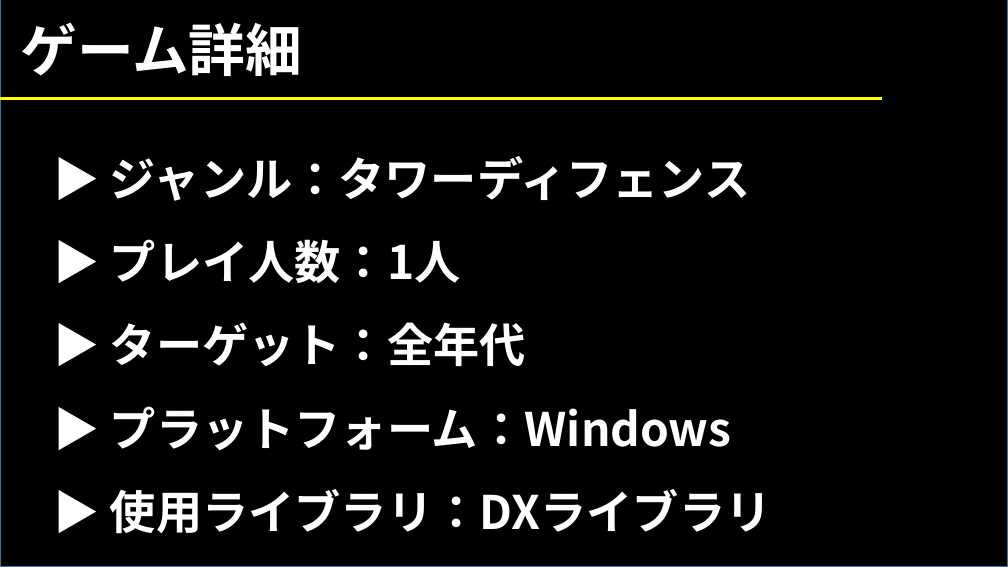
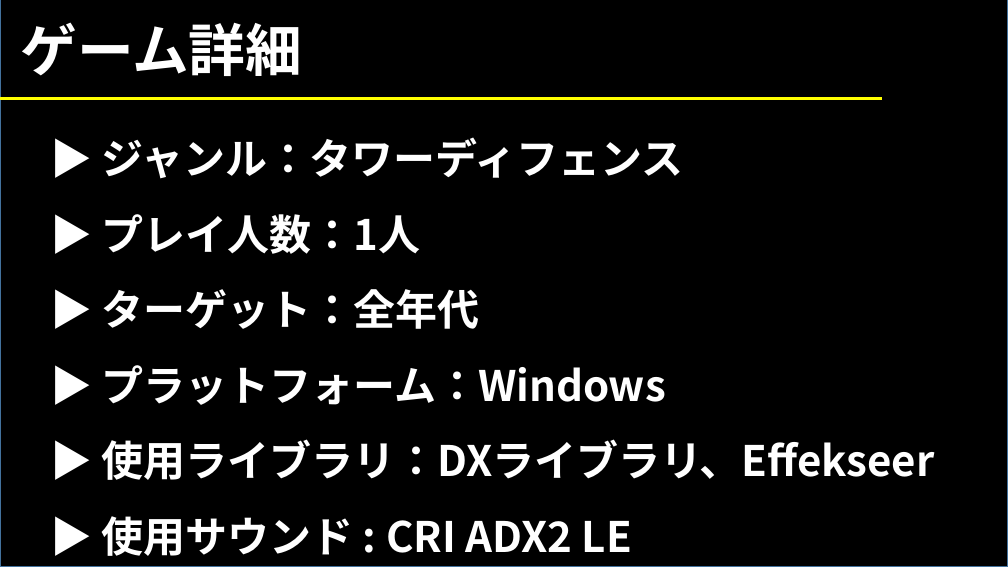
Before and after one commit to 1816023/AGS2021Summer, a slide deck: slide 2 of 仮.pptx. Drawn at 1008x567 pixels with LibreOffice and Linux fonts; fonts in the diff are those of the drawing. Boxes give left, top, right and bottom in pixels: in the first picture for what was removed or moved away, otherwise in the second. Text is boxed around its words. In the diff, an @@ line names an element or a change of style, - is before the commit and + after.

```diff
--- a/仮.pptx
+++ b/仮.pptx
@@ text "▶ ジャンル：タワーディフェンス": place and size @@
-text "▶ ジャンル：タワーディフェンス" at (110, 156, 772, 534)
+text "▶ ジャンル：タワーディフェンス" at (102, 137, 935, 556)
@@ text at (102, 137, 684, 405): size 44 to 40 pt in "▶ ジャンル：タワーディフェンス", "▶ プレイ人数：1人", "▶ ターゲット：全年代", "▶ プラットフォーム：Windows" @@
@@ text at (102, 439, 935, 556): text changed; size 44 to 40 pt @@
-▶ 使用ライブラリ：DXライブラリ
+▶ 使用ライブラリ：DXライブラリ、Effekseer
+▶ 使用サウンド : CRI ADX2 LE
```
Also in this commit, not shown: 3 other slides changed, 7 slides added, 10 slides removed.
